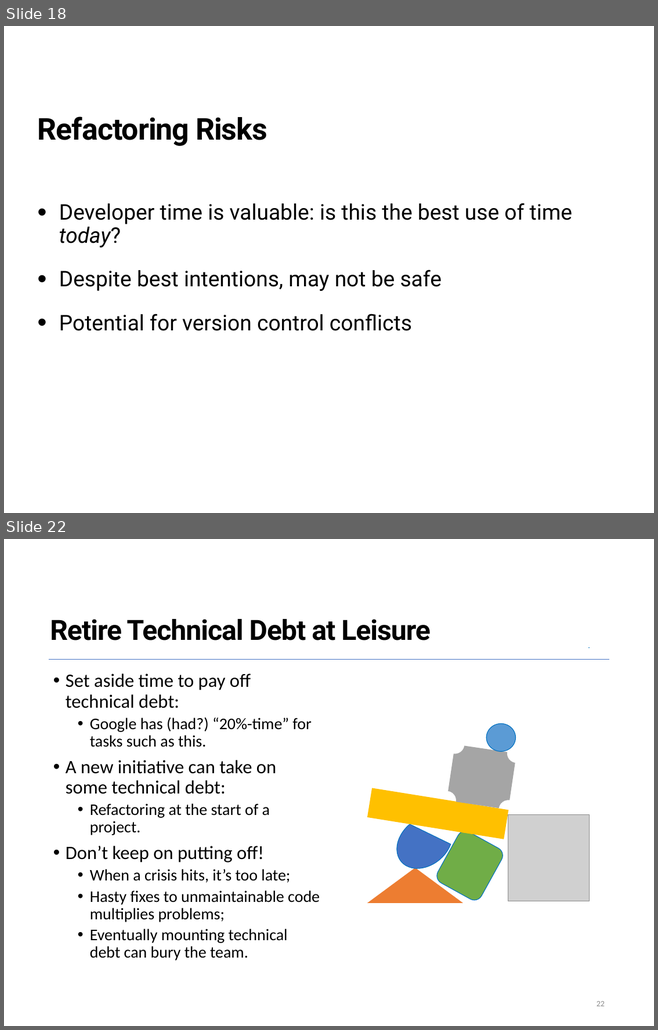
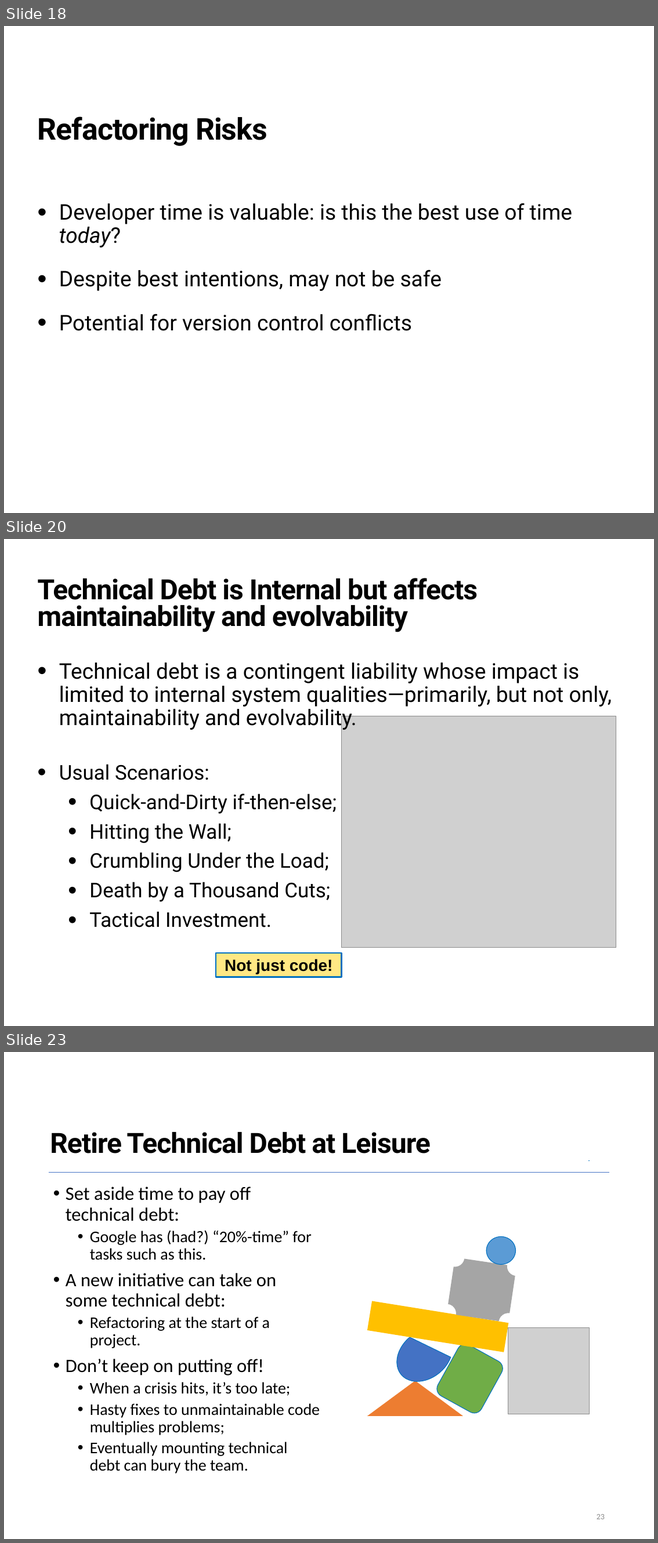
Before and after one commit to neu-se/CS4530-Spring-2022, a slide deck: Slides/Lesson 11 Code Smells, Refactoring and Technical Debt.pptx. Shown one above the other, each under a label of ours: slides 18 and 22 before the commit, slides 18, 20 and 23 after it; the slides between them are not shown. The pictures are 658x1030 and 658x1543 pixels, drawn with LibreOffice and Linux fonts; fonts in the diff are those of the drawing; grey boxes stand for pictures. Boxes give left, top, right and bottom in pixels: in the first picture for what was removed or moved away, otherwise in the second. Text is boxed around its words. In the diff, an @@ line names an element or a change of style, - is before the commit and + after.

```diff
--- a/Slides/Lesson 11 Code Smells, Refactoring and Technical Debt.pptx
+++ b/Slides/Lesson 11 Code Smells, Refactoring and Technical Debt.pptx
@@ slide 20 added at bbox=[4, 539, 654, 1026], background #FFFFFF @@
@@ title added at bbox=[38, 578, 477, 632], 44 pt, text #000000, bold @@
+Technical Debt is Internal but affects maintainability and evolvability
@@ text added at bbox=[59, 663, 612, 731], 34 pt, text #000000 @@
+• Technical debt is a contingent liability whose impact is limited to internal system qualities—primarily, but not only, maintainability and evolvability.
@@ picture added at bbox=[341, 716, 616, 948] @@
@@ text added at bbox=[59, 764, 337, 928], 32 pt, text #000000 @@
+• Usual Scenarios:
+  • Quick-and-Dirty if-then-else;
+  • Hitting the Wall;
+  • Crumbling Under the Load;
+  • Death by a Thousand Cuts;
+  • Tactical Investment.
@@ rectangle added at bbox=[216, 953, 342, 977], fill #FFE884, outline #0070C0 2 pt, 25.6 pt, text #000000, bold @@
+Not just code!
@@ what was slide 22 is now slide 23 @@
```
Also in this commit, not shown: 3 slides changed, 1 other slide added, 1 slide removed, 1 other file.
